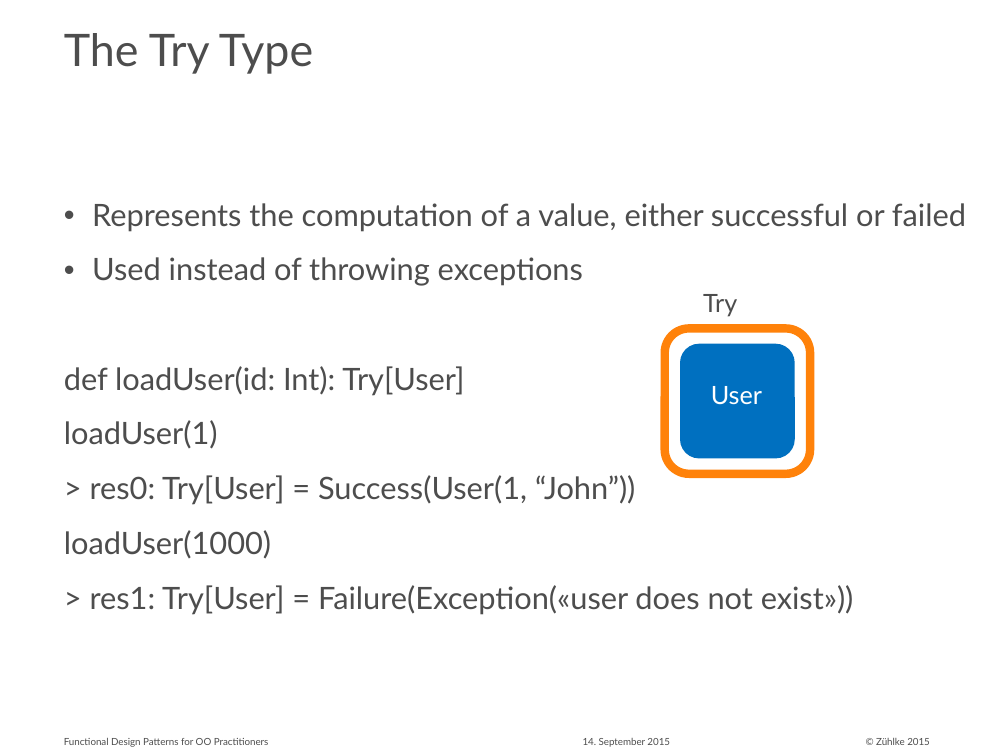
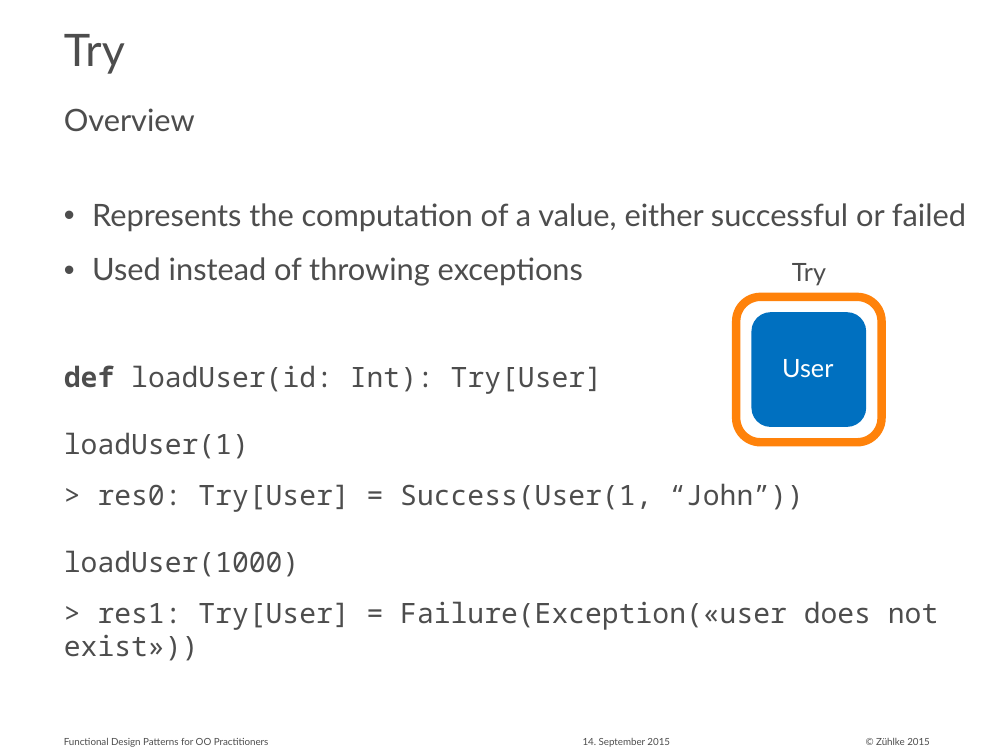
Before and after one commit to aax/zdays-fp-patterns, a slide deck: slide 18 of Functional Design Patterns for OO Practitioners.pptx. Drawn at 1008x756 pixels with LibreOffice and Linux fonts; fonts in the diff are those of the drawing. Boxes give left, top, right and bottom in pixels: in the first picture for what was removed or moved away, otherwise in the second. Text is boxed around its words. In the diff, an @@ line names an element or a change of style, - is before the commit and + after.

```diff
--- a/Functional Design Patterns for OO Practitioners.pptx
+++ b/Functional Design Patterns for OO Practitioners.pptx
@@ title at (64,34,125,74): text changed @@
-The Try Type
+Try
@@ text added at (64,108,195,131), 22 pt, text #4D4D4D @@
+Overview
@@ text "Try": place and size @@
-text "Try" at (703,294,737,317)
+text "Try" at (792,263,826,285)
@@ rounded rectangle: place and size @@
-rounded rectangle at (664,329,809,474)
+rounded rectangle at (736,297,881,443)
@@ rounded rectangle: place and size @@
-rounded rectangle at (680,344,795,459)
+rounded rectangle at (752,312,867,427)
@@ text "User": place and size @@
-text "User" at (711,386,762,405)
+text "User" at (782,359,833,378)
@@ text at (64,365,938,661): size 22 to 20 pt, font Lato to Noto Sans Mono in "def loadUser(id: Int): Try[User]", "loadUser(1)", "> res0: Try[User] = Success(User(1, “John”))", "loadUser(1000)" and 1 more places; bold on in "def"; more space between paragraphs @@
```
Also in this commit, not shown: 9 other slides changed, 3 slides added.
